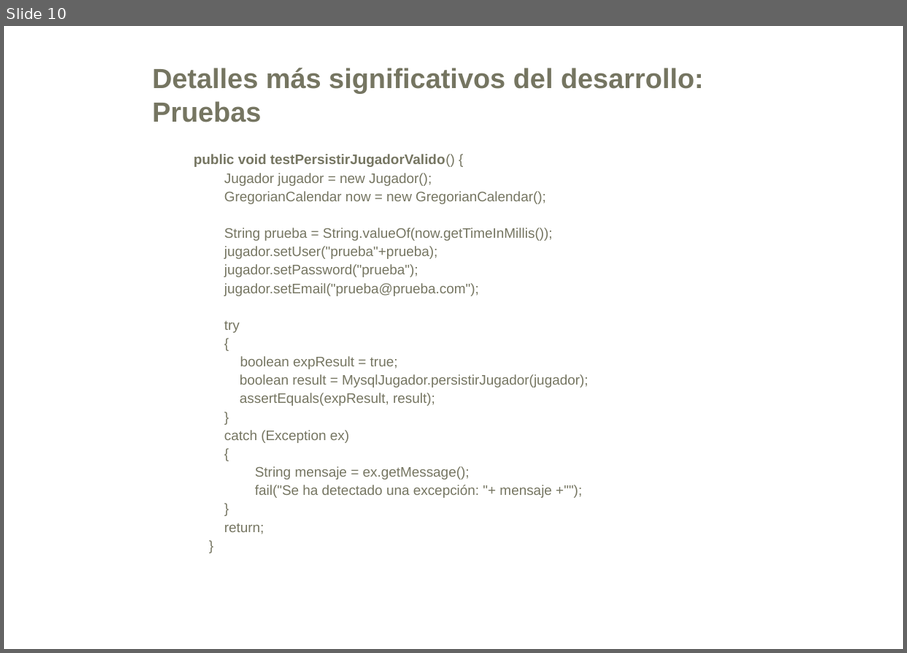
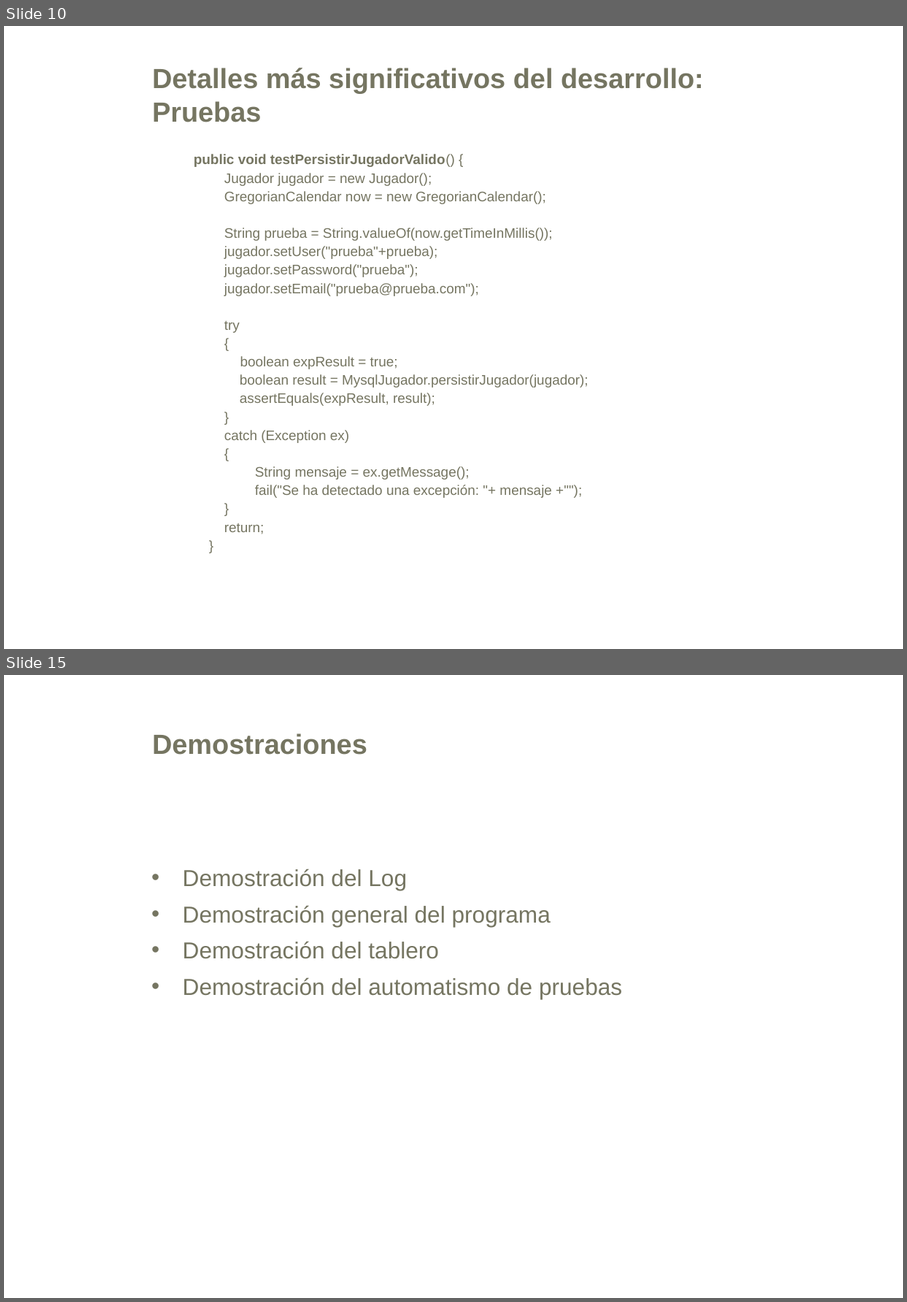
Before and after one commit to Betisman/ris2k, a slide deck: ris2k/doc/presentacion.ppt. Shown one above the other, each under a label of ours: slide 10 before the commit, slides 10 and 15 after it; the slides between them are not shown. The pictures are 907x653 and 907x1302 pixels, drawn with LibreOffice and Linux fonts; fonts in the diff are those of the drawing; background and template pictures are left out. Boxes give left, top, right and bottom in pixels: in the first picture for what was removed or moved away, otherwise in the second. Text is boxed around its words. In the diff, an @@ line names an element or a change of style, - is before the commit and + after.

```diff
--- a/ris2k/doc/presentacion.ppt
+++ b/ris2k/doc/presentacion.ppt
@@ slide 15 added at bbox=[4, 675, 903, 1298], background #FFFFFF @@
@@ title added at bbox=[152, 733, 368, 755], 24 pt, text #757561, bold @@
+Demostraciones
@@ text added at bbox=[183, 868, 622, 998], 20 pt, text #757561 @@
+• Demostración del Log
+• Demostración general del programa
+• Demostración del tablero
+• Demostración del automatismo de pruebas
@@ page number added at bbox=[743, 1260, 854, 1287], 15 pt, text #FFFFFF @@
+15
```
Also in this commit, not shown: 6 slides changed, 2 other slides added.
